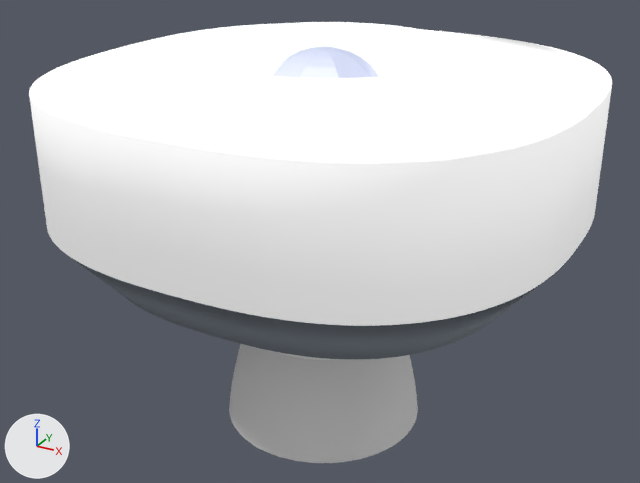
The glTF model deviceprofiles/SmartThingsMotionSensor.glb as it was, and as the next commit left it.
Rendered twice from a camera (50 mm lens) standing at (0.919, -1.706, 1.302) and looking at (-0.015, -0.009, 0.453). Lighting does not change. The marker at lower left points along +X, +Y and +Z. Where no turn or scale is listed for an object, it has been applied to the vertices.

In view in the first picture: 'PIP Sencor', 'bottomroot', 'frontcover', 'rearcover'.
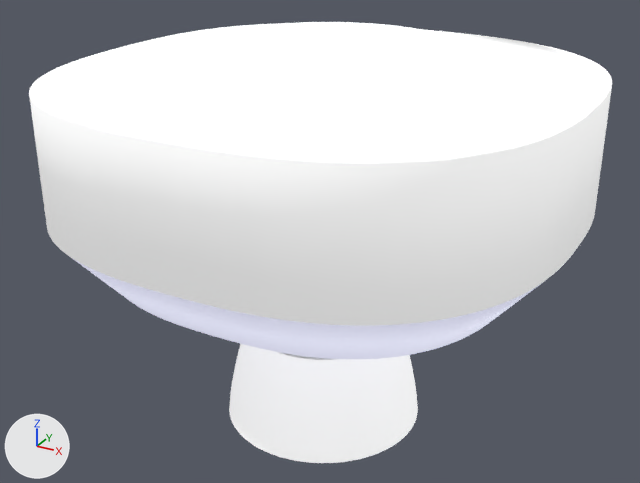
Scene script edits in JSON lines:
```json
{"op": "set", "path": "mat_매테리얼_002.emission_color", "old": "(0.0419, 0.0919, 0.291)", "new": "(0.424, 0.427, 0.555)", "note": "blue #3a5593 -> light grey #aeafc4"}
{"op": "add", "block": "mat_매테리얼_004", "code": ["mat_매테리얼_004 = principled_material('매테리얼.004')", "mat_매테리얼_004.base_color = (0.848, 0.867, 0.926)  # white #edeff7", "mat_매테리얼_004.roughness = 1.0", "mat_매테리얼_004.emission_color = (0.424, 0.427, 0.555)  # light grey #aeafc4", "mat_매테리얼_004.emission_strength = 1.0"]}
{"block": "me_cylinder_003", "where": "me_cylinder_003.from_pydata(...)  # 19796 vertices, 39588 faces; spans x -0.241..0.241, y -0.241..0.241, z -0.129..0.129"}
{"op": "remove", "block": "me_cylinder_003", "code": "me_cylinder_003.materials.append(mat_white_plastic_001)  # white #e7e7e7"}
{"op": "add", "block": "me_cylinder_003", "code": "me_cylinder_003.materials.append(mat_white_plastic_005)  # white #e7e7e7"}
{"block": "me_cube_001", "where": "me_cube_001.from_pydata(...)  # 801 vertices, 1598 faces; spans x -0.585..0.585, y -0.585..0.585, z -0.354..-0.212"}
{"op": "remove", "block": "me_cube_001", "code": "me_cube_001.materials.append(mat_grayplastic_002)  # grey #828b95"}
{"op": "add", "block": "me_cube_001", "code": "me_cube_001.materials.append(mat_매테리얼_004)  # white #edeff7"}
```

What differs and where, as boxes [x1, y1, x2, y2] in the pictures (640 x 483 px):
```json
{"object": "bottomroot", "change": "recoloured", "before": [229, 344, 418, 463], "after": [229, 344, 418, 463], "on screen": "grey to white"}
{"object": "rearcover", "change": "recoloured", "before": [72, 258, 542, 359], "after": [72, 258, 542, 359], "on screen": "grey to white"}
{"object": "PIP Sencor", "change": "recoloured", "before": [273, 46, 379, 78], "after": [273, 46, 379, 78]}
```
